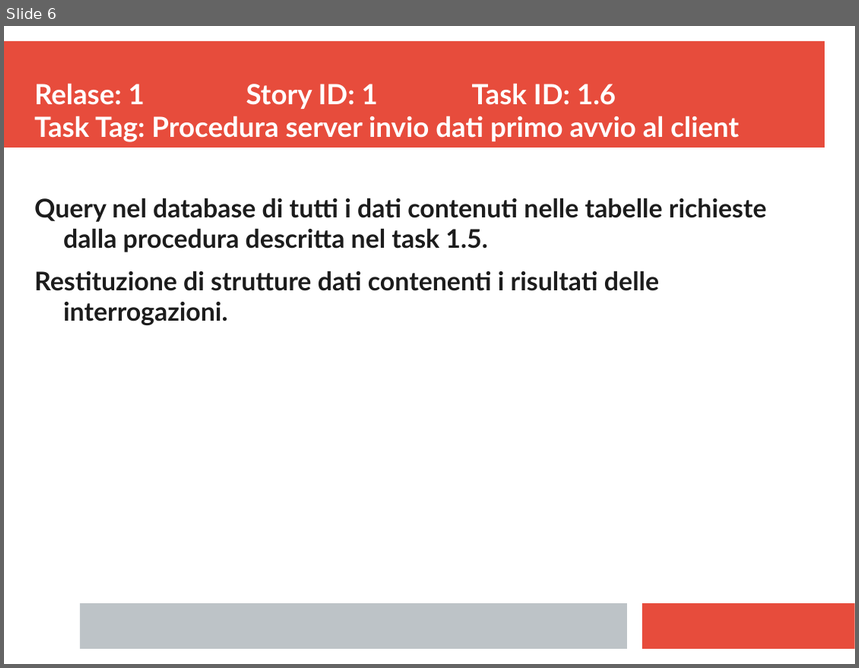
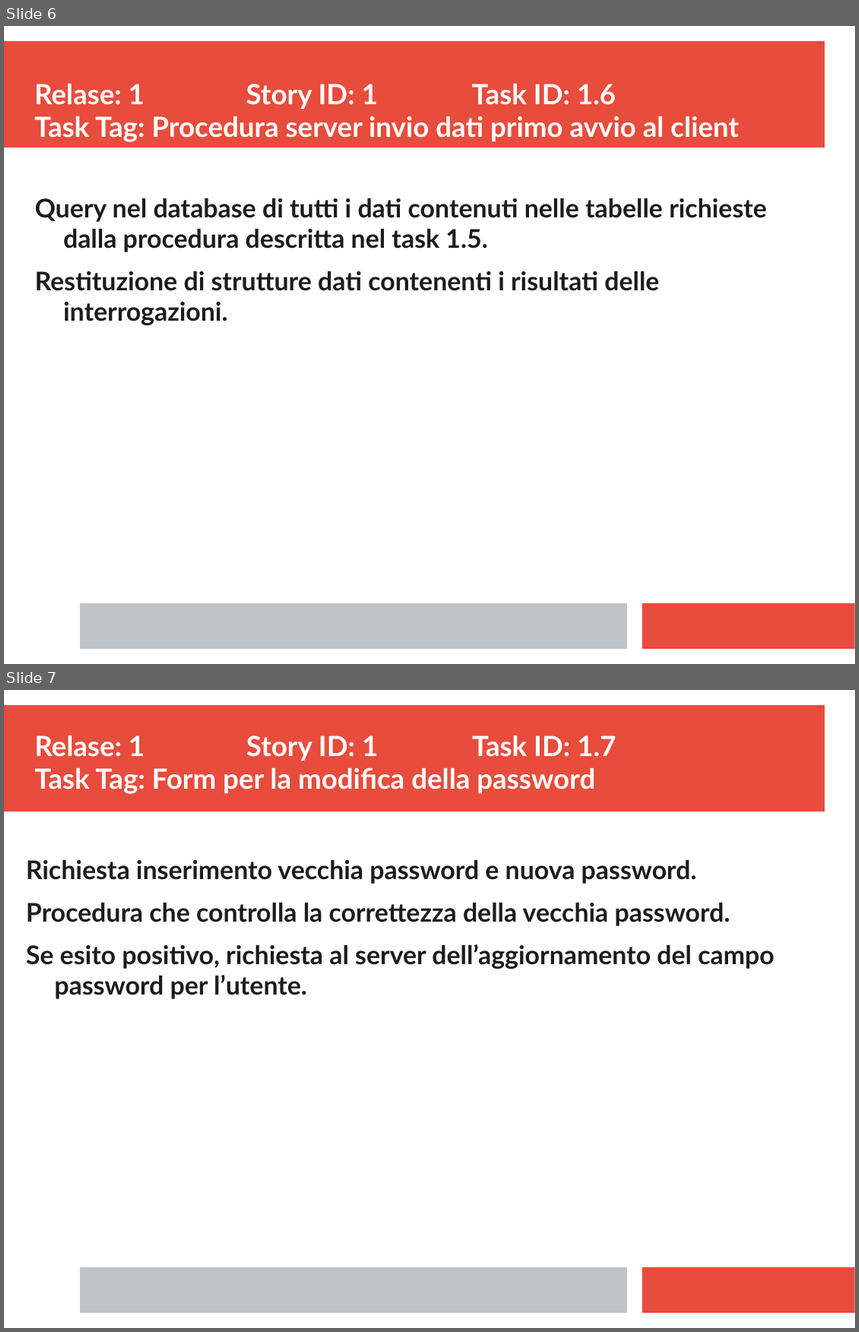
Before and after one commit to ecorradini/ProgettoIDS, a slide deck: AnalisiRequisiti/TaskGestioneUtente.ppt. Shown one above the other, each under a label of ours: slide 6 before the commit, slides 6 and 7 after it. The pictures are 859x668 and 859x1332 pixels, drawn with LibreOffice and Linux fonts; fonts in the diff are those of the drawing. Boxes give left, top, right and bottom in pixels: in the first picture for what was removed or moved away, otherwise in the second. Text is boxed around its words. In the diff, an @@ line names an element or a change of style, - is before the commit and + after.

Commit message:
FINE TASK

```diff
--- a/AnalisiRequisiti/TaskGestioneUtente.ppt
+++ b/AnalisiRequisiti/TaskGestioneUtente.ppt
@@ slide 7 added at <box>4,690,855,1328</box>, background #FFFFFF; not listed: 3 template elements that a slide beside it also shows @@
@@ text added at <box>34,735,616,794</box>, 26 pt, text #FFFFFF, bold @@
+Relase: 1 Story ID: 1 Task ID: 1.7
+Task Tag: Form per la modifica della password
@@ text added at <box>26,860,775,999</box>, 24 pt, text #1C1C1C, bold @@
+Richiesta inserimento vecchia password e nuova password.
+Procedura che controlla la correttezza della vecchia password.
+Se esito positivo, richiesta al server dell’aggiornamento del campo password per l’utente.
```
Also in this commit, not shown: 3 slides changed, 1 other slide added, 3 other files.
